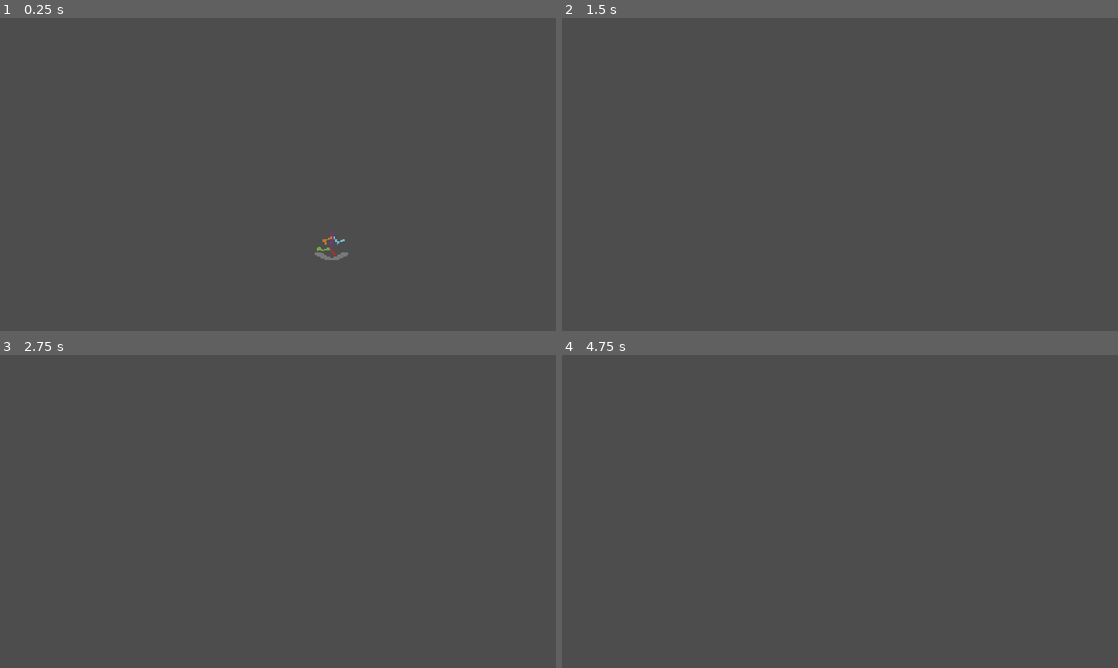
Above: before the commit, frames 1-4 (two rows, left to right).
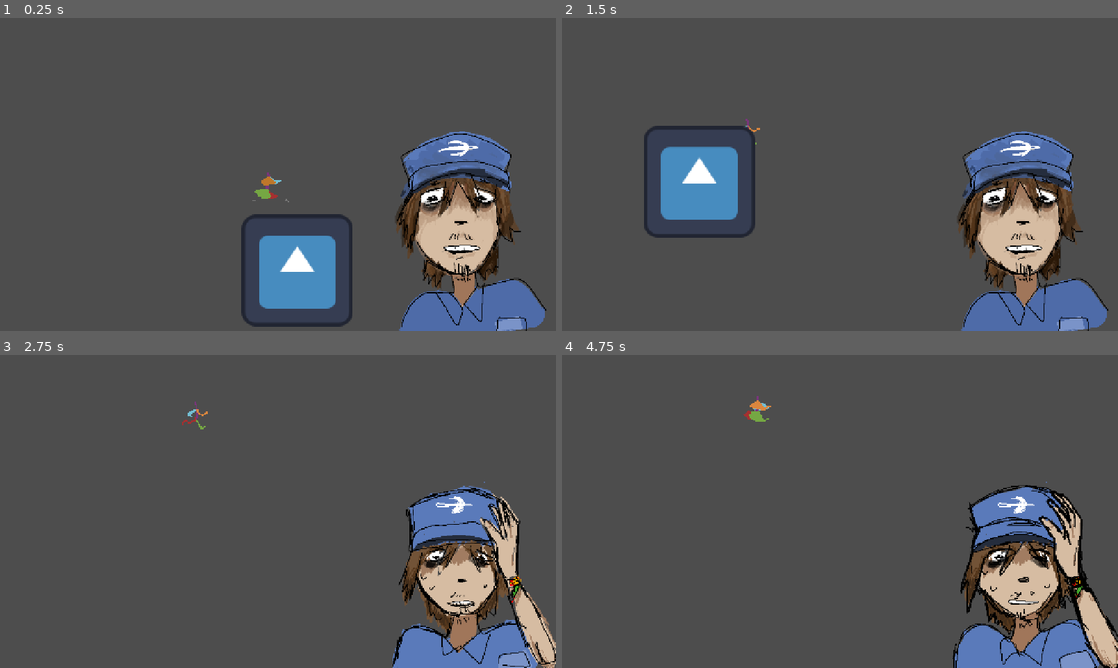
Above: after the commit, the same moments.

Repository: ActivePowah/ONIET-30-ODV
Game: Godot game, scene res://sistemas/overworld/overworld.tscn
Same seed, same stepped clock (60 frames per second), same inputs: the game is played once before the commit and once after it. The engine's default icon, where the game draws it, is replaced by a stand-in: a white triangle on a blue panel in a dark square. Sound files missing from this copy of the repository are replaced by a short silence.
Inputs:
- Up to frame 1 (0.25 s): no input
- Up to frame 2 (1.5 s): no input
- Up to frame 3 (2.75 s): no input
- Up to frame 4 (4.75 s): no input

The runs differ from the first frame. In frame 1, 16% of the frame differs, in the area x 43-99%, y 36-100%; in frame 2, 16%; in frame 3, 12%; in frame 4, 12%.

Commit message:
Varios cambios
-Añadir cancion normal
-Añadir sprites
-Añadir overworld con carga de niveles

Diff:
--- a/entidades/jugador/jugador.gd
+++ b/entidades/jugador/jugador.gd
@@ -1,3 +1,4 @@
+class_name Jugador
 extends CharacterBody2D
 
 @export var aceleracion : float = 45
@@ -6,6 +7,7 @@
 
 @export var sprite : AnimatedSprite2D
 @export var humo : AnimatedSprite2D
+@export var camara : Camera2D
 
 var landed : bool = false
 
@@ -14,12 +16,23 @@
 	if is_on_wall():
 		velocity.x = 0
 	if not is_on_floor():
-		landed = false
-		velocity.y = move_toward(velocity.y, gravedad, 100)
+		if landed:
+			get_tree().create_timer(0.1).timeout.connect(_check_on_floor)
+		else:
+			landed = false
+			velocity.y = move_toward(velocity.y, gravedad, 100)
 	else:
-		if humo and not landed:
+		if humo and not landed and not humo.is_playing():
 			humo.play(&"default")
 			humo.frame = 0
 			landed = true
 		velocity.y = 0
+
+	if camara:
+		camara.offset = lerp(camara.offset, get_real_velocity() * 0.5, delta * 2)
 	move_and_slide()
+
+func _check_on_floor():
+	if not is_on_floor():
+		landed = false
+		velocity.y = move_toward(velocity.y, gravedad, 100)
--- a/entidades/jugador/jugador.tscn
+++ b/entidades/jugador/jugador.tscn
@@ -51,11 +51,10 @@
 }],
 "loop": 1,
 "name": &"default",
-"speed": 5.0
+"speed": 10.0
 }]
 
-[sub_resource type="RectangleShape2D" id="RectangleShape2D_r3k05"]
-size = Vector2(18, 32)
+[sub_resource type="CapsuleShape2D" id="CapsuleShape2D_cvmmj"]
 
 [sub_resource type="AtlasTexture" id="AtlasTexture_deohb"]
 atlas = ExtResource("3_i8lgo")
@@ -112,7 +111,7 @@
 
 [node name="CollisionShape2D" type="CollisionShape2D" parent="." unique_id=230980560]
 position = Vector2(-1, 8)
-shape = SubResource("RectangleShape2D_r3k05")
+shape = SubResource("CapsuleShape2D_cvmmj")
 
 [node name="Humo" type="AnimatedSprite2D" parent="." unique_id=1924617081]
 texture_filter = 1
--- /dev/null
+++ b/sistemas/overworld/cara_canvas.gd
@@ -0,0 +1,23 @@
+extends CanvasLayer
+
+@export var tiempo_maximo : float = 10
+@export var tiempo_ans : float = 7.5
+@export var tiempo_apurado : float = 2.5
+@export var cara_sprite : AnimatedSprite2D
+
+var tiempo_ahora : float = 0.
+
+func _ready() -> void:
+	tiempo_ahora = tiempo_maximo
+	AudioManager.play_music(AudioManager.canciones[AudioManager.Canciones.NORMAL])
+	pass
+
+func _process(delta: float) -> void:
+	tiempo_ahora -= delta
+	if tiempo_ahora <= tiempo_ans:
+		cara_sprite.play(&"ansioso")
+		#AudioManager.play_music(AudioManager.canciones[AudioManager.Canciones.ANSIOSO], AudioManager.music_player.get_playback_position())
+	if tiempo_ahora <= tiempo_apurado:
+		#cara_sprite.play(&"apurado")
+		#AudioManager.play_music(AudioManager.canciones[AudioManager.Canciones.APURADO], AudioManager.music_player.get_playback_position())
+		pass
--- /dev/null
+++ b/sistemas/overworld/cara_canvas.tscn
@@ -0,0 +1,62 @@
+[gd_scene format=3 uid="uid://bhb2vks51b4tk"]
+
+[ext_resource type="Script" uid="uid://buuajpu6kxknp" path="res://sistemas/overworld/cara_canvas.gd" id="1_0bh3s"]
+[ext_resource type="Texture2D" uid="uid://wlqyxyqppbcu" path="res://assets/sprites/portrait 2a.png" id="1_2w8om"]
+[ext_resource type="Texture2D" uid="uid://cwqb743ov3ujd" path="res://assets/sprites/portrait 2b.png" id="2_0bh3s"]
+[ext_resource type="Texture2D" uid="uid://duwsaeo34wo0b" path="res://assets/sprites/portrait 2c.png" id="3_np8p3"]
+[ext_resource type="Texture2D" uid="uid://cv74n21c8bqox" path="res://assets/sprites/portrait 1a.png" id="4_yc281"]
+[ext_resource type="Texture2D" uid="uid://6r03icbijaea" path="res://assets/sprites/portrait 1b.png" id="5_0h2xp"]
+[ext_resource type="Texture2D" uid="uid://dofnfrci42xof" path="res://assets/sprites/portrait 1c.png" id="6_85d70"]
+
+[sub_resource type="SpriteFrames" id="SpriteFrames_aef47"]
+animations = [{
+"frames": [{
+"duration": 1.0,
+"texture": ExtResource("1_2w8om")
+}, {
+"duration": 1.0,
+"texture": ExtResource("2_0bh3s")
+}, {
+"duration": 1.0,
+"texture": ExtResource("3_np8p3")
+}],
+"loop": 1,
+"name": &"ansioso",
+"speed": 5.0
+}, {
+"frames": [{
+"duration": 1.0,
+"texture": ExtResource("4_yc281")
+}, {
+"duration": 1.0,
+"texture": ExtResource("5_0h2xp")
+}, {
+"duration": 1.0,
+"texture": ExtResource("6_85d70")
+}],
+"loop": 1,
+"name": &"normal",
+"speed": 5.0
+}]
+
+[node name="CaraCanvas" type="CanvasLayer" unique_id=415942711 node_paths=PackedStringArray("cara_sprite")]
+script = ExtResource("1_0bh3s")
+cara_sprite = NodePath("Control/Cara")
+
+[node name="Control" type="Control" parent="." unique_id=590265693]
+layout_mode = 3
+anchors_preset = 3
+anchor_left = 1.0
+anchor_top = 1.0
+anchor_right = 1.0
+anchor_bottom = 1.0
+offset_left = -40.0
+offset_top = -40.0
+grow_horizontal = 0
+grow_vertical = 0
+
+[node name="Cara" type="AnimatedSprite2D" parent="Control" unique_id=771750043]
+position = Vector2(-163, -199)
+sprite_frames = SubResource("SpriteFrames_aef47")
+animation = &"normal"
+autoplay = "normal"
--- /dev/null
+++ b/sistemas/overworld/nivel.gd
@@ -0,0 +1,12 @@
+class_name Nivel
+extends Node2D
+
+@export var spawn : Marker2D
+var colisiones : Array[StaticBody2D]
+
+# Called when the node enters the scene tree for the first time.
+func _ready() -> void:
+	for node in get_children():
+		if node is StaticBody2D:
+			colisiones.append(node)
+	pass # Replace with function body.
--- /dev/null
+++ b/sistemas/overworld/nivel_1.tscn
@@ -0,0 +1,20 @@
+[gd_scene format=3 uid="uid://8s3jkcccq1g8"]
+
+[ext_resource type="Script" uid="uid://48stx56iqlx7" path="res://sistemas/overworld/nivel.gd" id="1_xfh1s"]
+[ext_resource type="Texture2D" uid="uid://u5xiuekvy5lp" path="res://assets/musica/icon.svg" id="2_j7yn2"]
+
+[node name="Nivel1" type="Node2D" unique_id=1886793892 node_paths=PackedStringArray("spawn")]
+script = ExtResource("1_xfh1s")
+spawn = NodePath("Marker2D")
+
+[node name="Marker2D" type="Marker2D" parent="." unique_id=1207990717]
+
+[node name="StaticBody2D" type="StaticBody2D" parent="." unique_id=82479227]
+
+[node name="CollisionPolygon2D" type="CollisionPolygon2D" parent="StaticBody2D" unique_id=1736141151]
+position = Vector2(6, 52)
+polygon = PackedVector2Array(-47, -33, 64, -48, 102, 144, -69, 149)
+
+[node name="Icon" type="Sprite2D" parent="." unique_id=181746568]
+position = Vector2(91, 88)
+texture = ExtResource("2_j7yn2")
--- /dev/null
+++ b/sistemas/overworld/nivel_2.tscn
@@ -0,0 +1,20 @@
+[gd_scene format=3 uid="uid://cm8fa48k0t7ck"]
+
+[ext_resource type="Script" uid="uid://48stx56iqlx7" path="res://sistemas/overworld/nivel.gd" id="1_6vpx4"]
+[ext_resource type="Texture2D" uid="uid://u5xiuekvy5lp" path="res://assets/musica/icon.svg" id="2_2mna2"]
+
+[node name="Nivel2" type="Node2D" unique_id=1886793892 node_paths=PackedStringArray("spawn")]
+script = ExtResource("1_6vpx4")
+spawn = NodePath("Marker2D")
+
+[node name="Marker2D" type="Marker2D" parent="." unique_id=1207990717]
+
+[node name="StaticBody2D" type="StaticBody2D" parent="." unique_id=82479227]
+
+[node name="CollisionPolygon2D" type="CollisionPolygon2D" parent="StaticBody2D" unique_id=1736141151]
+position = Vector2(6, 52)
+polygon = PackedVector2Array(-47, -33, 64, -48, 102, 144, -69, 149)
+
+[node name="Icon" type="Sprite2D" parent="." unique_id=181746568]
+position = Vector2(91, 88)
+texture = ExtResource("2_2mna2")
--- /dev/null
+++ b/sistemas/overworld/overworld.gd
@@ -0,0 +1,17 @@
+extends Node2D
+
+@export var niveles : Array[PackedScene]
+@export var jugador : Jugador
+
+var nivel_ahora : Nivel
+
+func _ready() -> void:
+	cambiar_nivel(0)
+	await get_tree().create_timer(1).timeout
+	cambiar_nivel(1)
+func cambiar_nivel(numero : int):
+	if nivel_ahora:
+		nivel_ahora.queue_free()
+	nivel_ahora = niveles[numero].instantiate()
+	jugador.global_position = nivel_ahora.spawn.global_position
+	add_child(nivel_ahora)
--- a/sistemas/overworld/overworld.tscn
+++ b/sistemas/overworld/overworld.tscn
@@ -1,19 +1,21 @@
 [gd_scene format=3 uid="uid://xcv20aj60xv1"]
 
+[ext_resource type="Script" uid="uid://de63n2hd8pxjf" path="res://sistemas/overworld/overworld.gd" id="1_06812"]
 [ext_resource type="PackedScene" uid="uid://bqntfgk0smxuh" path="res://entidades/jugador/jugador.tscn" id="1_c2dhu"]
+[ext_resource type="PackedScene" uid="uid://bhb2vks51b4tk" path="res://sistemas/overworld/cara_canvas.tscn" id="2_cvmmj"]
+[ext_resource type="PackedScene" uid="uid://8s3jkcccq1g8" path="res://sistemas/overworld/nivel_1.tscn" id="2_qwgsk"]
+[ext_resource type="PackedScene" uid="uid://cm8fa48k0t7ck" path="res://sistemas/overworld/nivel_2.tscn" id="3_si76k"]
 
-[sub_resource type="RectangleShape2D" id="RectangleShape2D_r3k05"]
-size = Vector2(454, 25)
+[node name="Overworld" type="Node2D" unique_id=1776306393 node_paths=PackedStringArray("jugador")]
+script = ExtResource("1_06812")
+niveles = Array[PackedScene]([ExtResource("2_qwgsk"), ExtResource("3_si76k")])
+jugador = NodePath("Jugador")
 
-[node name="Overworld" type="Node2D" unique_id=1776306393]
+[node name="CaraCanvas" parent="." unique_id=415942711 instance=ExtResource("2_cvmmj")]
 
-[node name="Jugador" parent="." unique_id=870915588 instance=ExtResource("1_c2dhu")]
+[node name="Jugador" parent="." unique_id=870915588 node_paths=PackedStringArray("camara") instance=ExtResource("1_c2dhu")]
+camara = NodePath("Camera2D")
 
-[node name="StaticBody2D" type="StaticBody2D" parent="." unique_id=996588662]
-
-[node name="CollisionShape2D" type="CollisionShape2D" parent="StaticBody2D" unique_id=1038584332]
-position = Vector2(21, 109)
-shape = SubResource("RectangleShape2D_r3k05")
-
-[node name="Camera2D" type="Camera2D" parent="." unique_id=926362710]
+[node name="Camera2D" type="Camera2D" parent="Jugador" unique_id=926362710]
 zoom = Vector2(2, 2)
+position_smoothing_enabled = true
--- a/sistemas/singletons/audio_manager.gd
+++ b/sistemas/singletons/audio_manager.gd
@@ -1,6 +1,21 @@
 extends Node
 
+enum Canciones{
+	NORMAL,
+	ANSIOSO,
+	ACELERADO
+}
+
+enum Sonidos{
+	ATERRIZAR,
+	ACEPTAR,
+	DENEGAR
+}
+
 @onready var music_player: AudioStreamPlayer = %MusicPlayer
+
+@export var canciones : Dictionary[Canciones, AudioStream] = {
+}
 
 var snd_player_array : Array[AudioStreamPlayer]
 
@@ -11,9 +26,10 @@
 	_sound_player.play()
 	_sound_player.finished.connect(_sound_ended(_sound_player))
 
-func play_music(music:AudioStream, time:float):
+func play_music(music:AudioStream, time:float = 0):
 	music_player.stream = music
 	music_player.play(time)
+	print(music_player.stream)
 
 func _sound_ended(sound_player:AudioStreamPlayer):
 	snd_player_array.erase(sound_player)
--- a/sistemas/singletons/audio_manager.tscn
+++ b/sistemas/singletons/audio_manager.tscn
@@ -1,9 +1,13 @@
 [gd_scene format=3 uid="uid://ddtkjvfb2mna8"]
 
 [ext_resource type="Script" uid="uid://db00e65bo4fyv" path="res://sistemas/singletons/audio_manager.gd" id="1_goeia"]
+[ext_resource type="AudioStream" uid="uid://buqtpft0y222n" path="res://assets/musica/Cancion1.ogg" id="2_ytl3b"]
 
 [node name="AudioManager" type="Node" unique_id=915187914]
 script = ExtResource("1_goeia")
+canciones = Dictionary[int, AudioStream]({
+0: ExtResource("2_ytl3b")
+})
 
 [node name="MusicPlayer" type="AudioStreamPlayer" parent="." unique_id=620948440]
 unique_name_in_owner = true
Not shown, added: assets/musica/Cancion1.ogg.import
Not shown, added: assets/sprites/nivelador.png.import
Not shown, added: assets/sprites/portrait 1a.png.import
Not shown, added: assets/sprites/portrait 1b.png.import
Not shown, added: assets/sprites/portrait 1c.png.import
Not shown, added: assets/sprites/portrait 2a.png.import
Not shown, added: assets/sprites/portrait 2b.png.import
Not shown, added: assets/sprites/portrait 2c.png.import
Not shown, added: sistemas/overworld/cara_canvas.gd.uid
Not shown, added: sistemas/overworld/nivel.gd.uid
Not shown, added: sistemas/overworld/overworld.gd.uid
